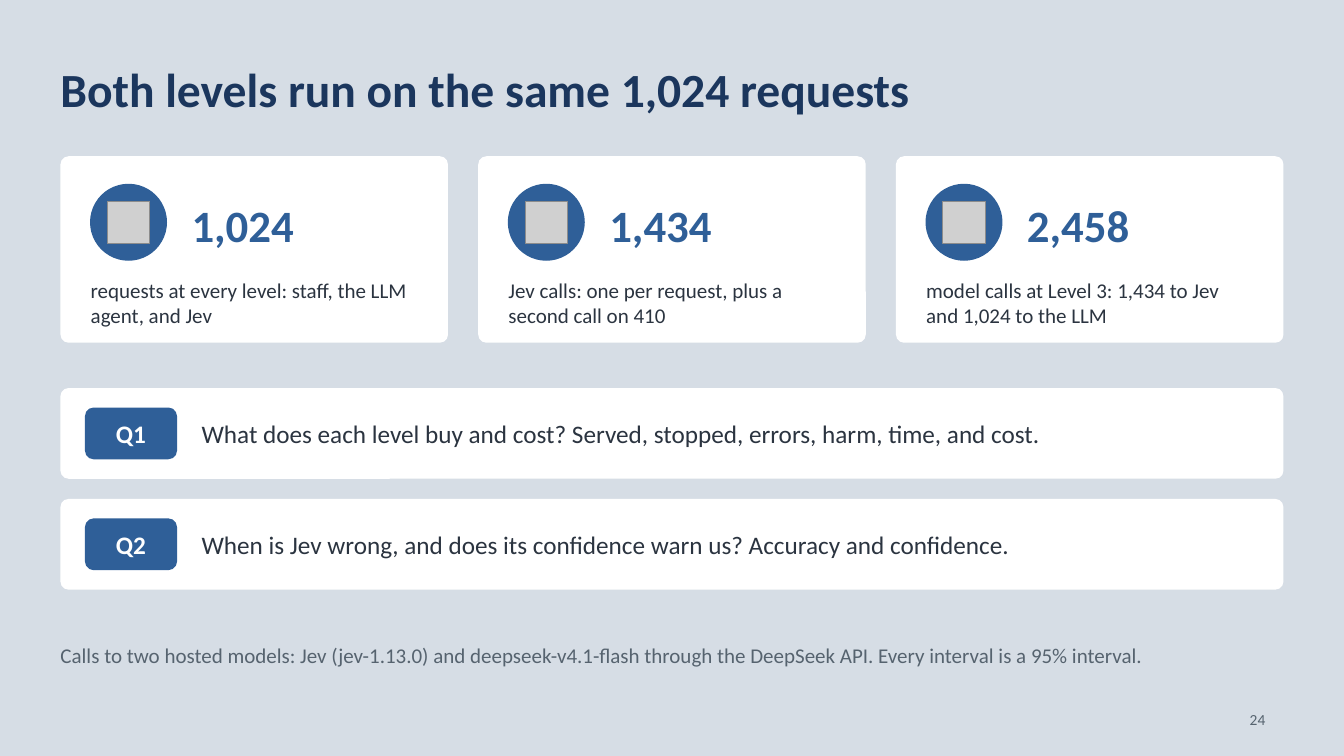
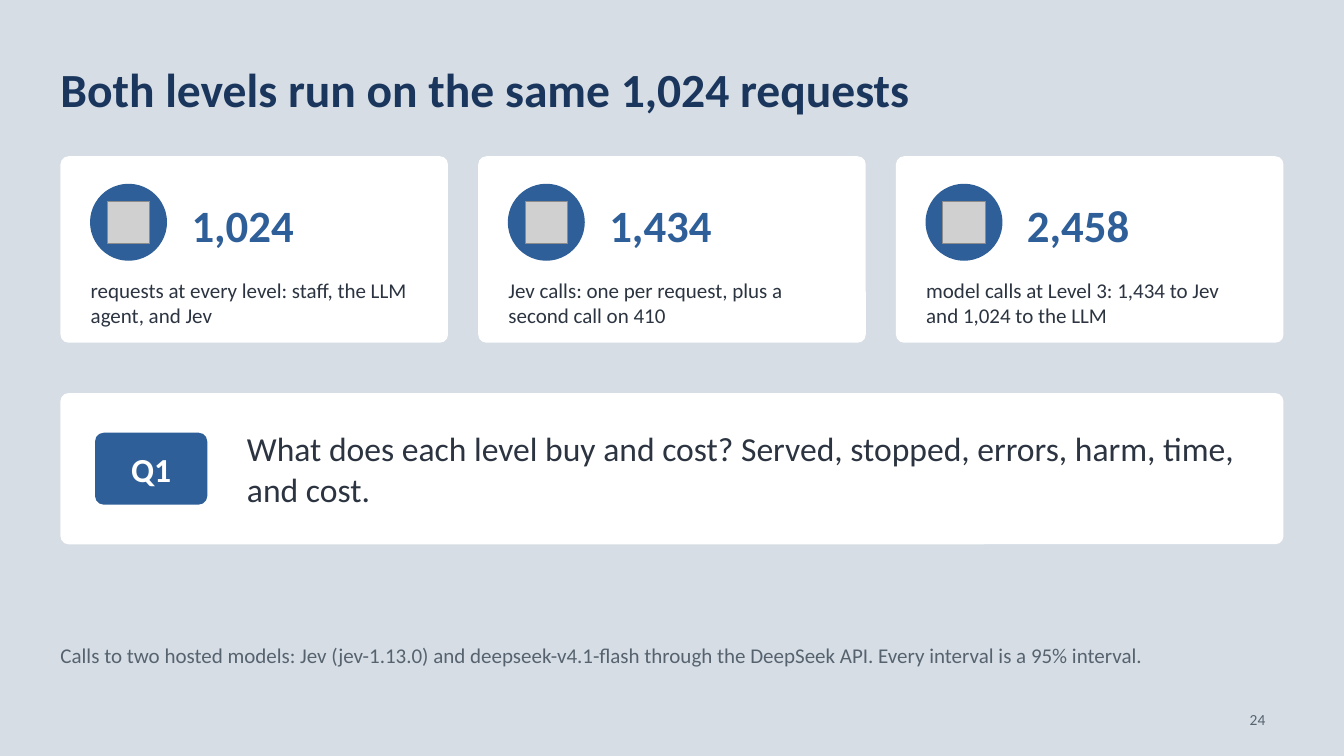
Before and after one commit to neilonthesky/english-presentation, a slide deck: slide 24 of slides/deck.pptx. Drawn at 1344x756 pixels with LibreOffice and Linux fonts; fonts in the diff are those of the drawing; grey boxes stand for pictures. Boxes give left, top, right and bottom in pixels: in the first picture for what was removed or moved away, otherwise in the second. Text is boxed around its words. In the diff, an @@ line names an element or a change of style, - is before the commit and + after.

```diff
--- a/slides/deck.pptx
+++ b/slides/deck.pptx
@@ rounded rectangle: place and size @@
-rounded rectangle at box(60, 388, 1284, 479)
+rounded rectangle at box(60, 393, 1284, 544)
@@ rounded rectangle at box(60, 393, 1284, 544): proportions changed @@
@@ text "What does each level buy ...": place and size @@
-text "What does each level buy ..." at box(202, 425, 1039, 447)
+text "What does each level buy ..." at box(247, 437, 1234, 503)
@@ text "What does each level buy ..." at box(247, 437, 1234, 503): size 18 to 24 pt @@
@@ rounded rectangle "Q1": place and size @@
-rounded rectangle "Q1" at box(86, 408, 176, 459)
+rounded rectangle "Q1" at box(96, 434, 207, 504)
@@ rounded rectangle "Q1" at box(96, 434, 207, 504): size 18 to 24 pt; proportions changed @@
@@ rounded rectangle removed at box(60, 499, 1284, 590) @@
@@ rounded rectangle removed at box(86, 519, 176, 570) @@
-Q2
@@ text removed at box(202, 536, 1009, 559) @@
-When is Jev wrong, and does its confidence warn us? Accuracy and confidence.
```
Also in this commit, not shown: 3 other slides changed, 1 slide removed, 9 other files.
